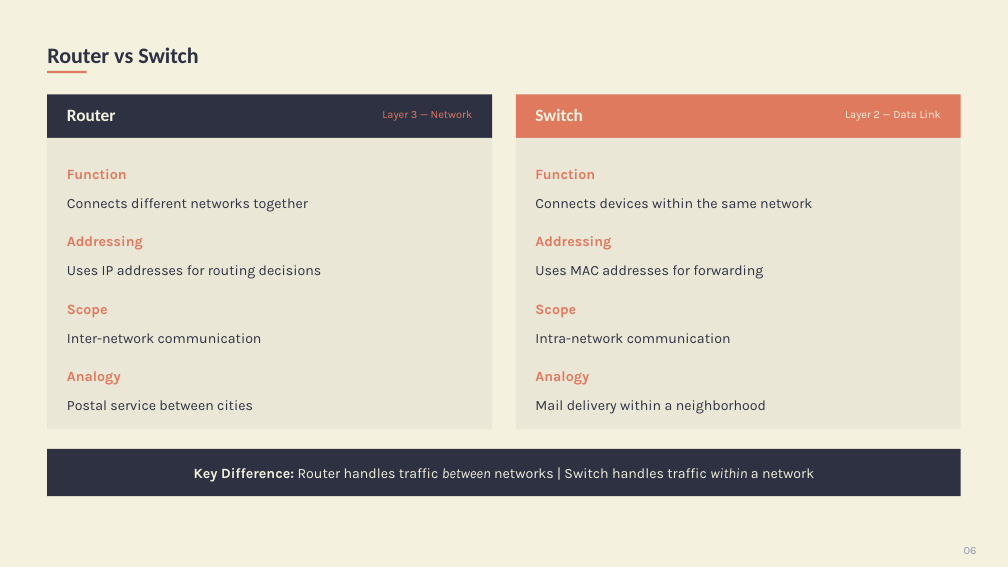
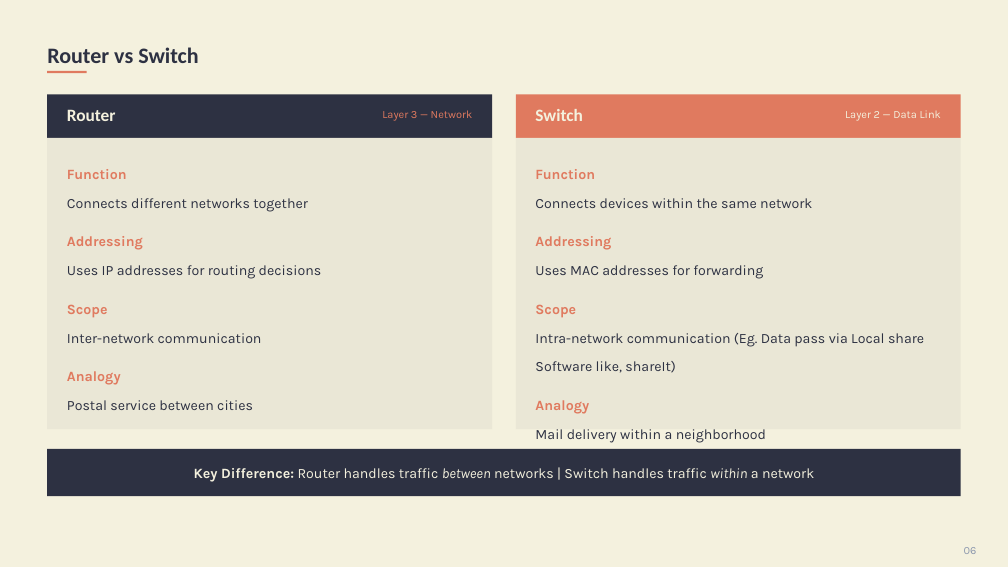
Before and after one commit to nabila-nuzhat/backend, a slide deck: slide 6 of network/sir-slides/4. Networking for Web Developers.pptx. Drawn at 1008x567 pixels with LibreOffice and Linux fonts; fonts in the diff are those of the drawing. Boxes give left, top, right and bottom in pixels: in the first picture for what was removed or moved away, otherwise in the second. Text is boxed around its words. In the diff, an @@ line names an element or a change of style, - is before the commit and + after.

Commit message:
Router vs Switch which one comes after which as per connectivity, functionality and network layers

```diff
--- a/network/sir-slides/4. Networking for Web Developers.pptx
+++ b/network/sir-slides/4. Networking for Web Developers.pptx
@@ text at [535,333,924,373]: text changed @@
-Intra-network communication
+Intra-network communication (Eg. Data pass via Local share Software like, shareIt)
```
Also in this commit, not shown: 2 other files.
